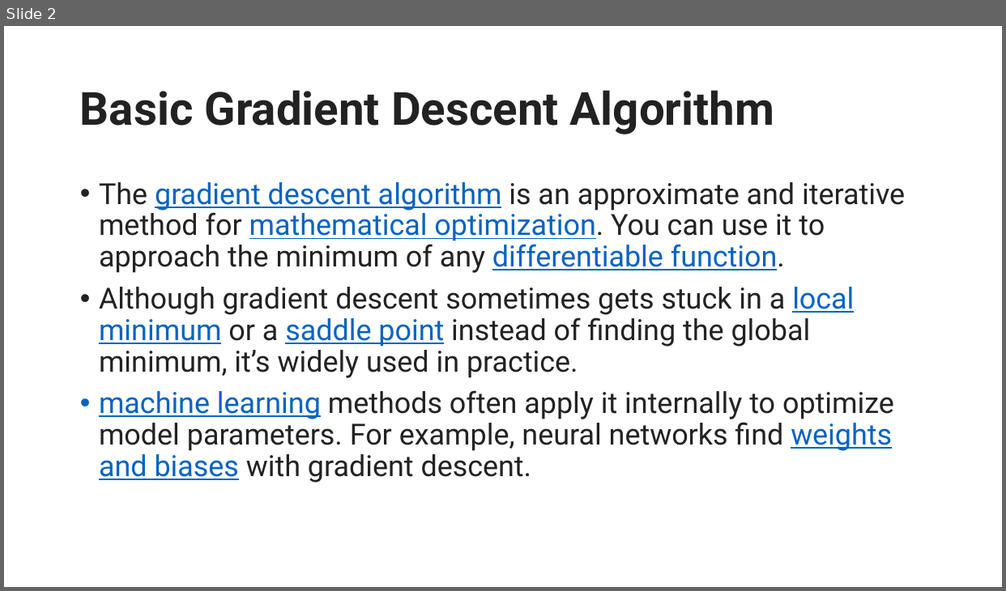
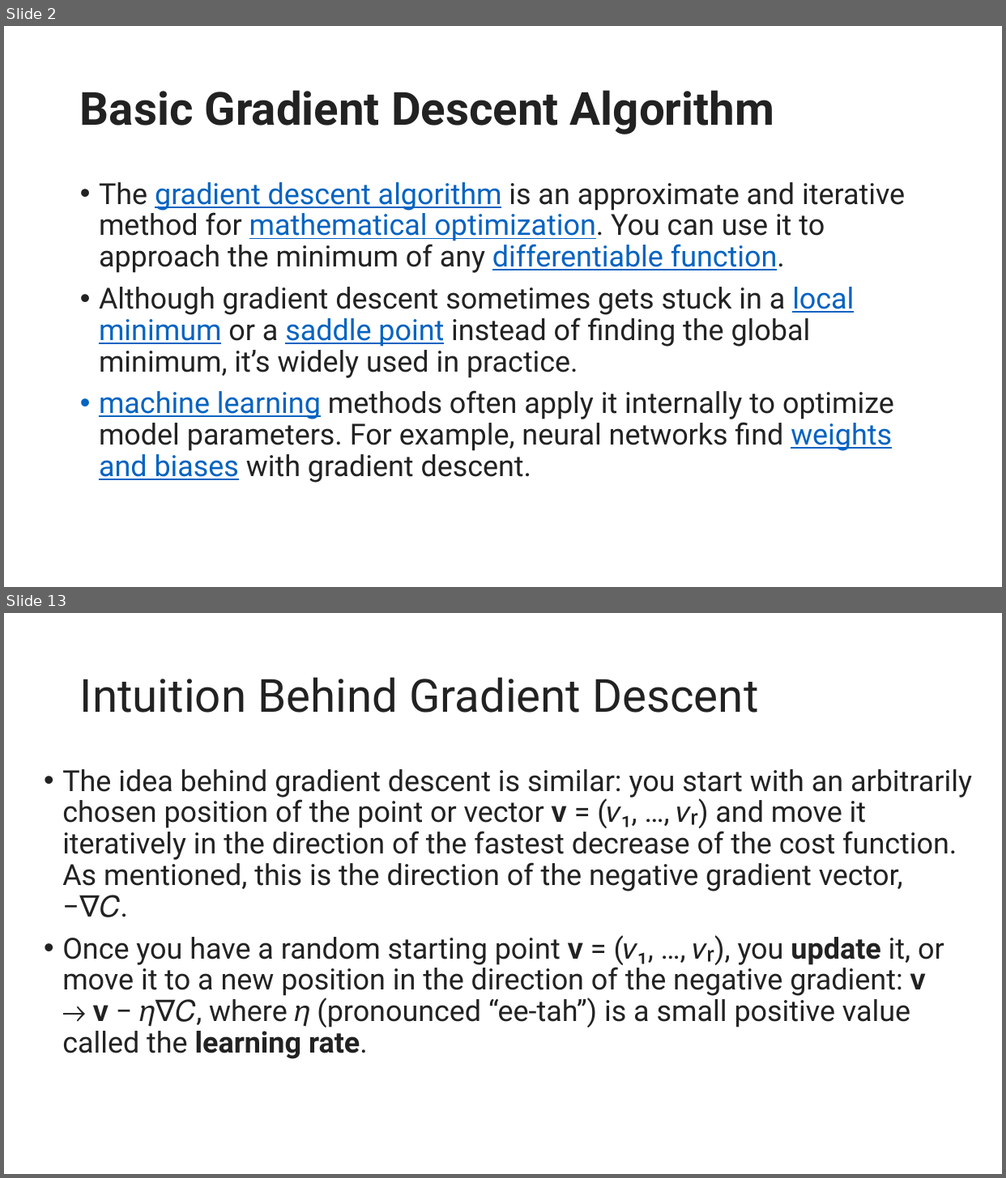
Before and after one commit to motazsaad/Math-Statistics-DataScience, a slide deck: slides/Stochastic Gradient Descent Algorithm.pptx. Shown one above the other, each under a label of ours: slide 2 before the commit, slides 2 and 13 after it; the slides between them are not shown. The pictures are 1006x591 and 1006x1178 pixels, drawn with LibreOffice and Linux fonts; fonts in the diff are those of the drawing. Boxes give left, top, right and bottom in pixels: in the first picture for what was removed or moved away, otherwise in the second. Text is boxed around its words. In the diff, an @@ line names an element or a change of style, - is before the commit and + after.

```diff
--- a/slides/Stochastic Gradient Descent Algorithm.pptx
+++ b/slides/Stochastic Gradient Descent Algorithm.pptx
@@ slide 13 added at [4, 613, 1002, 1174], background #FFFFFF @@
@@ title added at [80, 677, 758, 713], 44 pt, text #222222 @@
+Intuition Behind Gradient Descent
@@ text added at [62, 769, 972, 1059], 28 pt, text #222222 @@
+• The idea behind gradient descent is similar: you start with an arbitrarily chosen position of the point or vector 𝐯 = (𝑣₁, …, 𝑣ᵣ) and move it iteratively in the direction of the fastest decrease of the cost function. As mentioned, this is the direction of the negative gradient vector, −∇𝐶.
+• Once you have a random starting point 𝐯 = (𝑣₁, …, 𝑣ᵣ), you update it, or move it to a new position in the direction of the negative gradient: 𝐯 → 𝐯 − 𝜂∇𝐶, where 𝜂 (pronounced “ee-tah”) is a small positive value called the learning rate.
```
Also in this commit, not shown: 8 slides changed, 27 other slides added, 1 other file.
